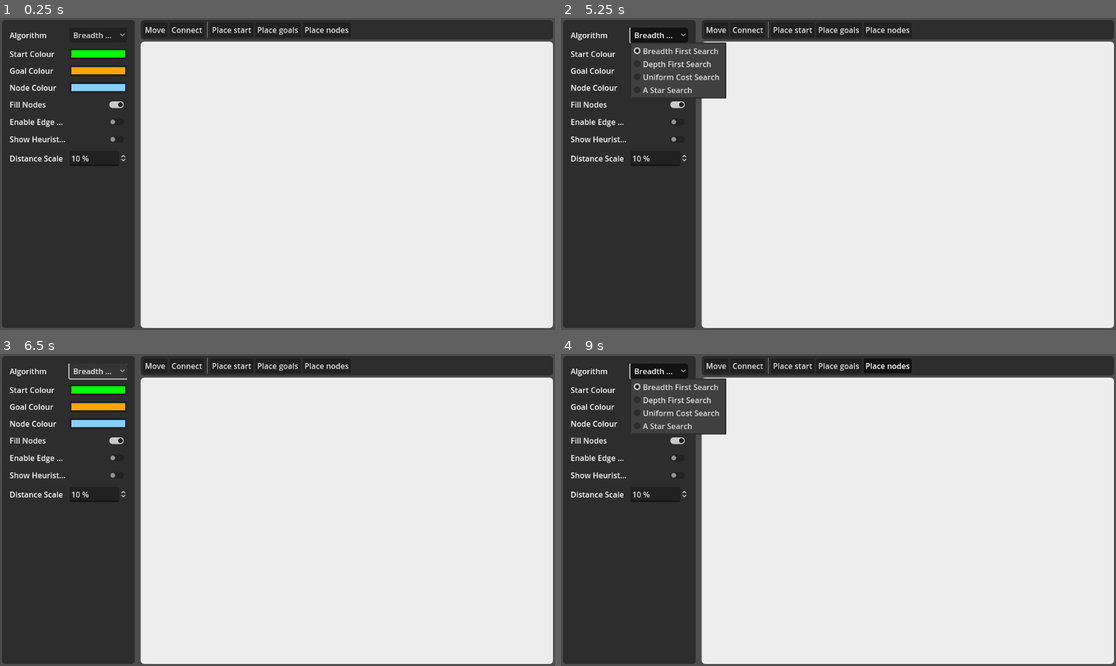
Above: before the commit, frames 1-4 (two rows, left to right).
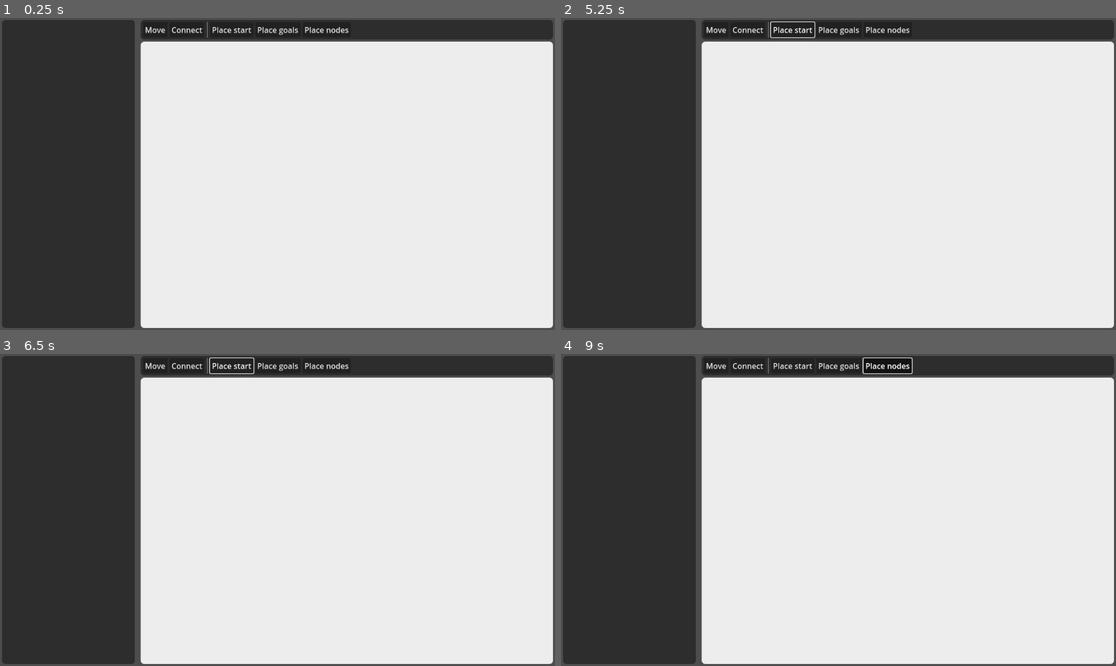
Above: after the commit, the same moments.

Repository: MattBann/Search-Tree-Traversal
Game: Godot game, scene res://scenes/main.tscn
The game is run twice, just before and just after one commit, with the same random seed, the same clock (stepped at 60 frames per second) and the same inputs.
Inputs (mouse positions are in pixels of both pictures, inside the frame that each line leads up to):
- Up to frame 1 (0.25 s): no input
- Up to frame 2 (5.25 s): click "Move" at 0.5 s; click "Connect" at 1.25 s; click "Place goals" at 2 s; click "Place nodes" at 2.75 s; click "Place start" at 3.5 s; click "Place start" at 4.25 s; click (660, 33) at 5 s, where only the run before the commit has a clickable "Breadth First Search"
- Up to frame 3 (6.5 s): click (99, 369) at 5.75 s, where only the run before the commit has a clickable "Breadth First Search"
- Up to frame 4 (9 s): click "Move" at 6.5 s; click "Place goals" at 7.25 s; click "Place nodes" at 8 s; click (660, 369) at 8.75 s, where only the run before the commit has a clickable "Breadth First Search"

The runs differ from the first frame. In frame 1, 1.6% of the frame differs, in the area x 1-23%, y 4-48%; in frame 2, 2.7%; in frame 3, 1.8%; in frame 4, 2.7%, in the area x 1-64%, y 1-48%.
Error after the commit: Invalid type in function 'add_option' in base 'VBoxContainer (SetupManager.gd)'. Cannot convert argument 1 from String to Dictionary. (res://scripts/views/Setu…

Commit message:
Change data structure to be more efficient

Diff:
--- a/scripts/resources/graph_data.gd
+++ b/scripts/resources/graph_data.gd
@@ -1,23 +1,50 @@
 class_name GraphData
 extends Resource
-
-@export var nodes : Array
-@export var edges : Array
-@export var next_id : int
+# Interface class for interacting with the graph. The actual graph is stored as a dictionary in SetupData
 
 
-# Initialise the graph with no nodes
-func _init() -> void:
-	nodes = []
-	edges = []
-	next_id = 0
+var graph : Dictionary
+
+
+# These properties do not actually store data, but provide a fixed method to access the graph dictionary data
+var nodes : Array :
+	set (new_nodes): graph["nodes"] = new_nodes
+	get: return graph.get("nodes", [])
+var edges : Array :
+	set (new_edges): graph["edges"] = new_edges
+	get: return graph.get("edges", [])
+var next_id : int :
+	set (new_next_id): graph["next_id"] = new_next_id
+	get: return graph.get("next_id", 0)
+
+
+# Internal arrays to store references to GraphNode/EdgeData objects, since the 'nodes/edges' arrays only store dictionaries
+var node_cache : Array = []
+var edge_cache : Array = []
+
+
+# Initialise object with reference to the actual graph data
+func _init(new_graph : Dictionary) -> void:
+	graph = new_graph
+	# Create and store the interface objects to allow easy access and manipulation
+	for node in nodes:
+		while node.get("id", 0) + 1 > node_cache.size():
+			node_cache.append(null)
+		var new_node_interface := GraphNodeData.new()
+		new_node_interface.data = node
+		node_cache[node.get("id", 0)] = new_node_interface
+	for edge in edges:
+		var new_edge_interface := GraphEdgeData.new()
+		new_edge_interface.data = edge
+		edge_cache.append(new_edge_interface)
 
 
 # Add a node with a unique id to the graph
 func add_node() -> GraphNodeData:
 	var new_node = GraphNodeData.new(next_id)
 	next_id += 1
-	nodes.append(new_node)
+	nodes.append(new_node.data)
+	node_cache.append(new_node)
 	return new_node
 
 
@@ -25,12 +52,12 @@
 func get_node(id : int) -> GraphNodeData:
 	if id < 0:
 		return null
-	return nodes[id]
+	return node_cache[id]
 
 
 # Get the single start node in the graph if it exists, else null
 func get_start_node() -> GraphNodeData:
-	for node in nodes:
+	for node in node_cache:
 		if node.is_start:
 			return node
 	return null
@@ -39,7 +66,7 @@
 # Returns the goal node if there is a single goal node, or null if none/multiple
 func get_goal_node() -> GraphNodeData:
 	var goal : GraphNodeData = null
-	for node in nodes:
+	for node in node_cache:
 		if node.is_goal:
 			if goal == null:
 				goal = node
@@ -50,19 +77,20 @@
 
 # Force refresh the state of the graph nodes
 func refresh_nodes() -> void:
-	for node in nodes:
+	for node in node_cache:
 		node.refresh()
 
 
 # Add an edge to a specific node with an optional weight
 func add_edge(to_id : int, end_id : int, weight := 1.0) -> void:
 	var new_edge := GraphEdgeData.new(to_id, end_id, weight)
-	edges.append(new_edge)
+	edges.append(new_edge.data)
+	edge_cache.append(new_edge)
 
 
 # Get a specific edge if it exists, otherwise return null
 func get_edge(from_id : int, to_id : int) -> GraphEdgeData:
-	for edge in edges:
+	for edge in edge_cache:
 		if edge.from == from_id and edge.to == to_id:
 			return edge
 	return null
--- a/scripts/resources/graph_edge_data.gd
+++ b/scripts/resources/graph_edge_data.gd
@@ -2,13 +2,28 @@
 extends Resource
 
 
-@export var from : int
-@export var to : int
-@export var weight : float
+@export var from : int :
+	set (new_from): data["from"] = new_from
+	get: return data.get("from", -1)
+@export var to : int :
+	set (new_to): data["to"] = new_to
+	get: return data.get("to", -1)
+@export var weight : float :
+	set (new_weight): data["weight"] = new_weight
+	get: return data.get("weight", 1)
+
+
+# The actual data. Properties above provide easy access to this dictionary
+@export var data := {
+	from = -1,
+	to = -1,
+	weight = 1,
+}
+
 
 
 # Initialise the edge
-func _init(from_id : int, to_id : int, new_weight : float) -> void:
+func _init(from_id := -1, to_id := -1, new_weight := -1.0) -> void:
 	from = from_id
 	to = to_id
 	weight = new_weight
--- a/scripts/resources/graph_node_data.gd
+++ b/scripts/resources/graph_node_data.gd
@@ -8,7 +8,7 @@
 # Use setter for position so that heuristic also gets updated
 @export var position : Vector2 :
 	set (new_pos):
-		position = new_pos
+		data["position"] = new_pos
 		var goal := Controller.get_current_config().get_graph().get_goal_node()
 		if goal != null:
 			var scale : int = Controller.get_current_config().get_option("distance_scale")
@@ -17,18 +17,40 @@
 		else:
 			heuristic_value = 0
 		state_changed.emit()
-	get: return position
+	get: return data.get("position", Vector2.ZERO)
 
 # Other variables
-@export var label : String
-@export var id : int
-@export var is_start : bool
-@export var is_goal : bool
-@export var heuristic_value : int
+@export var label : String :
+	set (new_label):
+		data["label"] = new_label
+	get: return data.get("label", "")
+@export var id : int :
+	set (new_id): data["id"] = new_id
+	get: return data.get("id", -1)
+@export var is_start : bool :
+	set (new_is_start): data["is_start"] = new_is_start
+	get: return data.get("is_start", false)
+@export var is_goal : bool :
+	set (new_is_goal): data["is_goal"] = new_is_goal
+	get: return data.get("is_goal", false)
+@export var heuristic_value : int :
+	set (new_heuristic_value): data["heuristic_value"] = new_heuristic_value
+	get: return data.get("heuristic_value", 0)
+
+
+# The actual data. Properties above provide easy access to this dictionary
+@export var data := {
+	position = Vector2.ZERO,
+	label = "",
+	id = -1,
+	is_start = false,
+	is_goal = false,
+	heuristic_value = false
+}
 
 
 # Initialise the graph node
-func _init(p_id : int, pos := Vector2.ZERO, p_label := "", p_is_start := false, p_is_goal := false) -> void:
+func _init(p_id := -1, pos := Vector2.ZERO, p_label := "", p_is_start := false, p_is_goal := false) -> void:
 	position = pos
 	id = p_id
 	if p_label == "":
--- a/scripts/resources/setup_data.gd
+++ b/scripts/resources/setup_data.gd
@@ -23,72 +23,79 @@
 
 
 # The setup data as a list of dictionaries
-@export var data := [
-	{
-		name = "algorithm",
-		option_type = OptionType.OPTION_LIST,
-		value_type = Algorithm,
-		value = Algorithm.BREADTH_FIRST_SEARCH,
-	},
-	{
-		name = "start_colour",
-		option_type = OptionType.COLOUR_PICK,
-		value_type = TYPE_COLOR,
-		value = Color.GREEN,
-	},
-	{
-		name = "goal_colour",
-		option_type = OptionType.COLOUR_PICK,
-		value_type = TYPE_COLOR,
-		value = Color.ORANGE,
-	},
-	{
-		name = "node_colour",
-		option_type = OptionType.COLOUR_PICK,
-		value_type = TYPE_COLOR,
-		value = Color.LIGHT_SKY_BLUE,
-	},
-	{
-		name = "fill_nodes",
-		option_type = OptionType.SWITCH,
-		value_type = TYPE_BOOL,
-		value = true,
-	},
-	{
-		name = "enable_edge_weights",
-		option_type = OptionType.SWITCH,
-		value_type = TYPE_BOOL,
-		value = false,
-	},
-	{
-		name = "show_heuristics",
-		option_type = OptionType.SWITCH,
-		value_type = TYPE_BOOL,
-		value = false,
-	},
-	{
-		name = "distance_scale",
-		option_type = OptionType.SPIN,
-		value_type = {
-			min = 1,
-			max = 100,
-			step = 1
+@export var data := {
+	options = [
+		{
+			name = "algorithm",
+			option_type = OptionType.OPTION_LIST,
+			value_type = Algorithm,
+			value = Algorithm.BREADTH_FIRST_SEARCH,
 		},
-		value = 10,
+		{
+			name = "start_colour",
+			option_type = OptionType.COLOUR_PICK,
+			value_type = TYPE_COLOR,
+			value = Color.GREEN,
+		},
+		{
+			name = "goal_colour",
+			option_type = OptionType.COLOUR_PICK,
+			value_type = TYPE_COLOR,
+			value = Color.ORANGE,
+		},
+		{
+			name = "node_colour",
+			option_type = OptionType.COLOUR_PICK,
+			value_type = TYPE_COLOR,
+			value = Color.LIGHT_SKY_BLUE,
+		},
+		{
+			name = "fill_nodes",
+			option_type = OptionType.SWITCH,
+			value_type = TYPE_BOOL,
+			value = true,
+		},
+		{
+			name = "enable_edge_weights",
+			option_type = OptionType.SWITCH,
+			value_type = TYPE_BOOL,
+			value = false,
+		},
+		{
+			name = "show_heuristics",
+			option_type = OptionType.SWITCH,
+			value_type = TYPE_BOOL,
+			value = false,
+		},
+		{
+			name = "distance_scale",
+			option_type = OptionType.SPIN,
+			value_type = {
+				min = 1,
+				max = 100,
+				step = 1
+			},
+			value = 10,
+		}
+	],
+	graph = {
+		nodes = [],
+		edges = [],
+		next_id = 0,
 	}
-]
+}
 
 
 # Safe way to get option value
 func get_option(name : String) -> Variant:
-	for i in data:
+	for i in data.get("options", []):
 		if i.get("name", "") == name:
 			return i.get("value", null)
 	return null
 
 
 func _init() -> void:
-	graph = GraphData.new()
+	graph = GraphData.new(data.get("graph", {}))
 
 
 func get_graph() -> GraphData:
